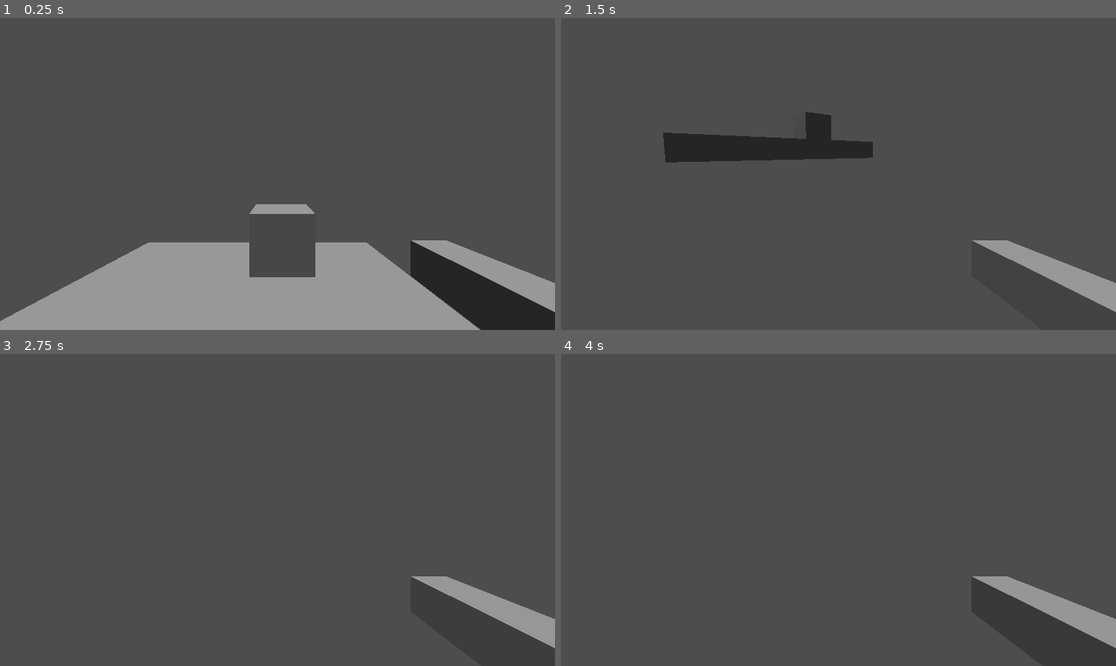
Above: before the commit, frames 1-4 (two rows, left to right).
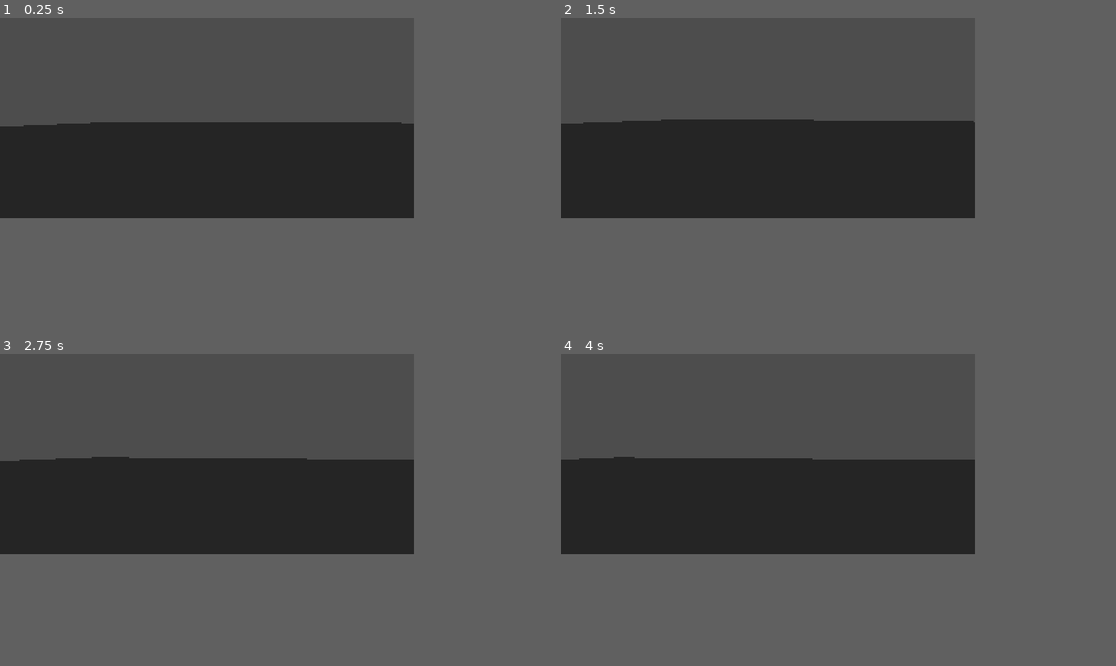
Above: after the commit, the same moments.

Repository: BurntPeanutButter/sturdy-octo-invention
Game: Godot game, scene res://Testing Scenes/Platform.tscn
Two runs of this game, one before a commit and one after it. Both use one fixed random seed, a clock stepped at 60 frames per second and the inputs below.
Inputs (mouse positions are in pixels of both pictures, inside the frame that each line leads up to):
- Up to frame 1 (0.25 s): no input
- Up to frame 2 (1.5 s): tap Enter at 0.5 s; move the mouse to (960, 158) at 0.52 s; hold D (right) 0.53-1.28 s; click (960, 158) at 0.67 s; move the mouse to (810, 174) at 1.27 s; hold W (up) from 1.28 s (still down)
- Up to frame 3 (2.75 s): keep holding W (up); move the mouse to (288, 503) at 2.02 s
- Up to frame 4 (4 s): keep holding W (up); tap Space at 2.75 s; move the mouse to (832, 516) at 2.77 s; tap Enter at 3.5 s; move the mouse to (877, 513) at 3.52 s
In our replay, the window is 799x449 before the commit and 596x288 after it. These sizes can differ from the game's own. Grey fills any space a smaller window leaves; there, only what the larger window draws over its background counts as a difference.

The runs differ from the first frame. In frame 1, 45% of the frame differs, in the area x 0-100%, y 33-100%; in frame 2, 22%; in frame 3, 24%; in frame 4, 24%.

Commit message:
Platform

Diff:
--- a/Main Scenes/Player/Player.tscn
+++ b/Main Scenes/Player/Player.tscn
@@ -1,6 +1,6 @@
 [gd_scene load_steps=5 format=3 uid="uid://b5k3or1cinyej"]
 
-[ext_resource type="Script" uid="uid://b6nsq7jacqhom" path="res://player.gd" id="1_xhfnw"]
+[ext_resource type="Script" uid="uid://b6nsq7jacqhom" path="res://Main Scenes/Player/player.gd" id="1_xhfnw"]
 
 [sub_resource type="CapsuleShape3D" id="CapsuleShape3D_0rwas"]
 
@@ -15,15 +15,15 @@
 [node name="CollisionShape3D" type="CollisionShape3D" parent="."]
 transform = Transform3D(1, 0, 0, 0, 1, 0, 0, 0, 1, 0, 1, 0)
 shape = SubResource("CapsuleShape3D_0rwas")
-debug_color = Color(0, 0.6, 0.69803923, 0.8666667)
+debug_color = Color(0, 0.6, 0.698039, 0.866667)
 
 [node name="Camera3D" type="Camera3D" parent="."]
 unique_name_in_owner = true
-transform = Transform3D(1, 0, 0, 0, 1, 0, 0, 0, 1, 0, 1.56866, -0.10034704)
+transform = Transform3D(1, 0, 0, 0, 1, 0, 0, 0, 1, 0, 1.56866, -0.100347)
 environment = SubResource("Environment_xhfnw")
 current = true
 
 [node name="MeshInstance3D2" type="MeshInstance3D" parent="Camera3D"]
-transform = Transform3D(1, 0, 0, 0, 1, 0, 0, 0, 1, 0.425239, -0.23686004, -0.074132115)
+transform = Transform3D(1, 0, 0, 0, 1, 0, 0, 0, 1, 0.425239, -0.23686, -0.0741321)
 mesh = SubResource("BoxMesh_kpjcp")
 skeleton = NodePath("../..")
--- a/Testing Scenes/Platform.tscn
+++ b/Testing Scenes/Platform.tscn
@@ -1,37 +1,22 @@
-[gd_scene load_steps=6 format=3 uid="uid://ch5uini76gy6j"]
+[gd_scene load_steps=4 format=3 uid="uid://ch5uini76gy6j"]
 
-[ext_resource type="PackedScene" uid="uid://b5k3or1cinyej" path="res://Player.tscn" id="1_ibub6"]
+[ext_resource type="PackedScene" uid="uid://b5k3or1cinyej" path="res://Main Scenes/Player/Player.tscn" id="1_ibub6"]
 
-[sub_resource type="Environment" id="Environment_ibub6"]
+[sub_resource type="BoxShape3D" id="BoxShape3D_2fg6m"]
+size = Vector3(100, 1, 100)
 
-[sub_resource type="BoxShape3D" id="BoxShape3D_vgam6"]
-size = Vector3(5, 0.5, 5)
+[sub_resource type="BoxMesh" id="BoxMesh_cu77a"]
+size = Vector3(100, 1, 100)
 
-[sub_resource type="BoxMesh" id="BoxMesh_h1g3r"]
+[node name="Node3D" type="Node3D"]
 
-[sub_resource type="BoxMesh" id="BoxMesh_ibub6"]
-size = Vector3(5, 0.5, 5)
+[node name="RigidBody3D" type="RigidBody3D" parent="."]
 
-[node name="StaticBody3D" type="StaticBody3D"]
-axis_lock_linear_y = true
+[node name="CollisionShape3D" type="CollisionShape3D" parent="RigidBody3D"]
+shape = SubResource("BoxShape3D_2fg6m")
 
-[node name="WorldEnvironment" type="WorldEnvironment" parent="."]
-environment = SubResource("Environment_ibub6")
+[node name="MeshInstance3D" type="MeshInstance3D" parent="RigidBody3D/CollisionShape3D"]
+mesh = SubResource("BoxMesh_cu77a")
 
-[node name="DirectionalLight3D" type="DirectionalLight3D" parent="."]
-transform = Transform3D(1, 0, 0, 0, 0.1486207, 0.9888943, 0, -0.9888943, 0.1486207, 0, 5.0764446, 3.0914536)
-
-[node name="CharacterBody3D" parent="." instance=ExtResource("1_ibub6")]
-transform = Transform3D(1, 0, 0, 0, 1, 0, 0, 0, 1, 0.45, 0.057302415, 2.248)
-
-[node name="CollisionShape3D" type="CollisionShape3D" parent="."]
-shape = SubResource("BoxShape3D_vgam6")
-
-[node name="MeshInstance3D2" type="MeshInstance3D" parent="CollisionShape3D"]
-transform = Transform3D(1, 0, 0, 0, 1, 0, 0, 0, 1, 0.52204037, 0.71442485, -1.4426575)
-mesh = SubResource("BoxMesh_h1g3r")
-
-[node name="MeshInstance3D" type="MeshInstance3D" parent="CollisionShape3D"]
-transform = Transform3D(1, 0, 0, 0, 1, 0, 0, 0, 1, -0.009, 0, -0.008)
-mesh = SubResource("BoxMesh_ibub6")
-skeleton = NodePath("../..")
+[node name="CharacterBody3D" parent="RigidBody3D/CollisionShape3D" instance=ExtResource("1_ibub6")]
+transform = Transform3D(1, 0, 0, 0, 1, 0, 0, 0, 1, -12.5073, 0.5, -5.4815)
--- a/project.godot
+++ b/project.godot
@@ -12,8 +12,15 @@
 
 config/name="Horror Game"
 run/main_scene="uid://ch5uini76gy6j"
-config/features=PackedStringArray("4.5", "Forward Plus")
+config/features=PackedStringArray("4.4", "Forward Plus")
 config/icon="res://icon.svg"
+
+[display]
+
+window/size/viewport_width=298
+window/size/viewport_height=144
+window/size/mode=2
+window/stretch/mode="viewport"
 
 [input]
 
Not shown, changed: icon.svg.import
